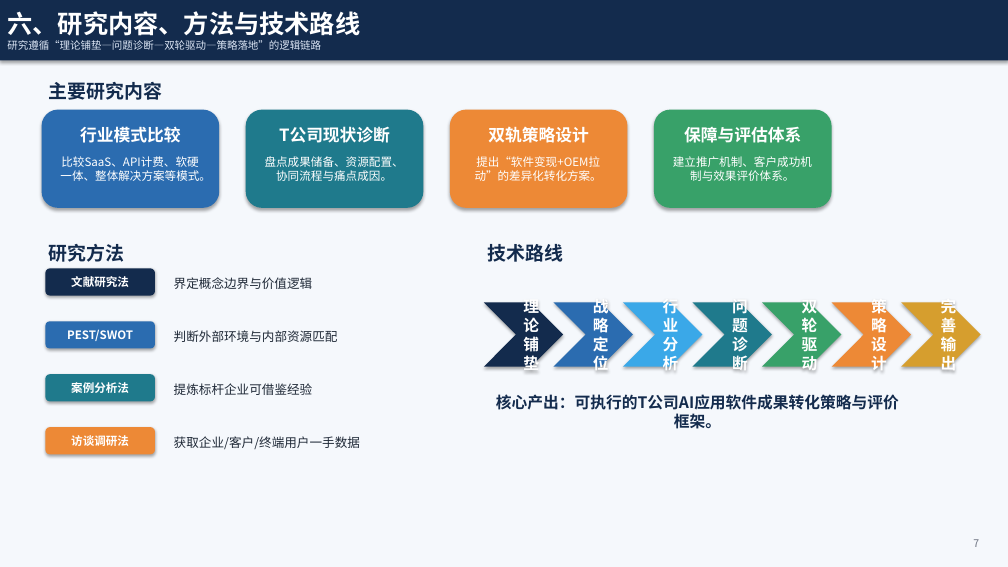
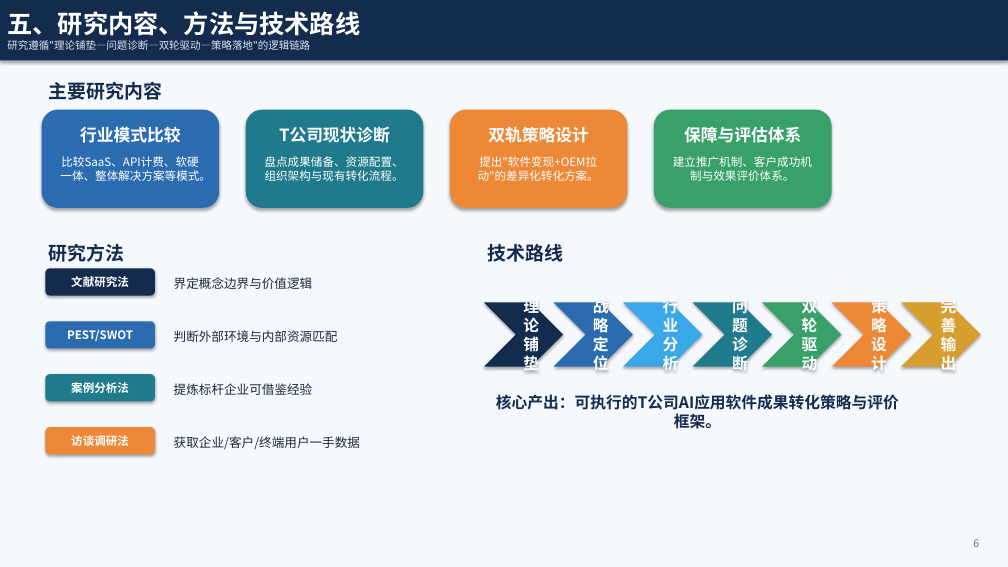
Before and after one commit to liang1wang/test, a slide deck: slide 6 of T公司AI应用软件技术成果转化策略研究_开题汇报.pptx (slide 7 before the commit). Drawn at 1008x567 pixels with LibreOffice and Linux fonts; fonts in the diff are those of the drawing. Boxes give left, top, right and bottom in pixels: in the first picture for what was removed or moved away, otherwise in the second. Text is boxed around its words. In the diff, an @@ line names an element or a change of style, - is before the commit and + after.

```diff
--- a/T公司AI应用软件技术成果转化策略研究_开题汇报.pptx
+++ b/T公司AI应用软件技术成果转化策略研究_开题汇报.pptx
@@ text in rectangle at (7,11,360,50): text changed @@
-六、研究内容、方法与技术路线
-研究遵循“理论铺垫—问题诊断—双轮驱动—策略落地”的逻辑链路
+五、研究内容、方法与技术路线
+研究遵循"理论铺垫—问题诊断—双轮驱动—策略落地"的逻辑链路
@@ text at (265,156,404,181): text changed @@
-盘点成果储备、资源配置、协同流程与痛点成因。
+盘点成果储备、资源配置、组织架构与现有转化流程。
@@ text at (478,156,599,181): text changed @@
-提出“软件变现+OEM拉动”的差异化转化方案。
+提出"软件变现+OEM拉动"的差异化转化方案。
@@ text at (973,539,979,547): text changed @@
-7
+6
```
Also in this commit, not shown: 9 other slides changed, 1 slide removed.
